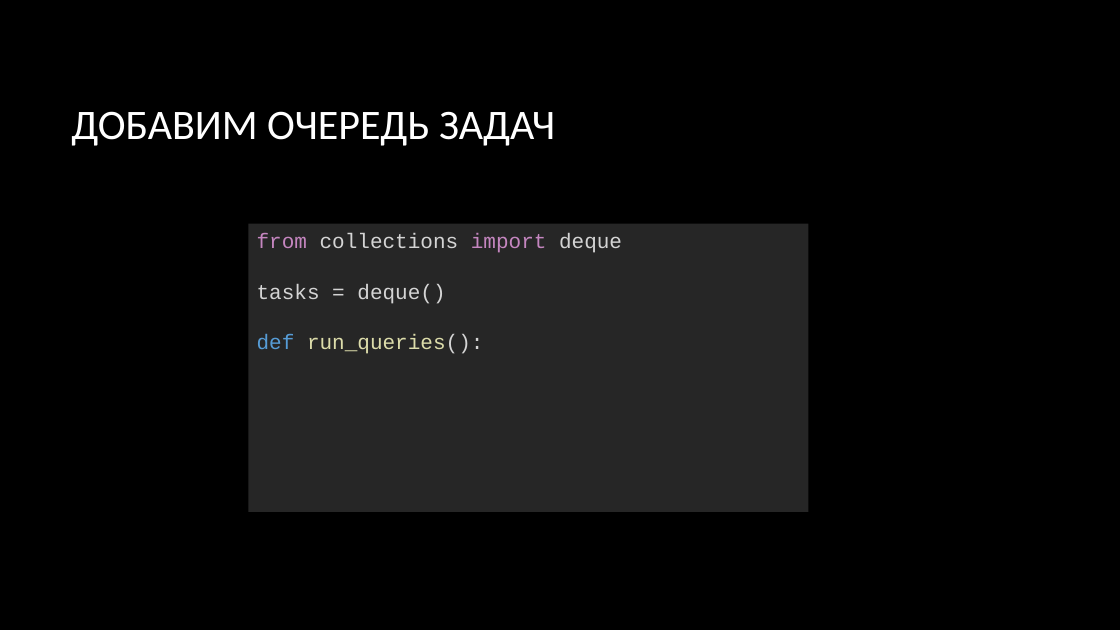
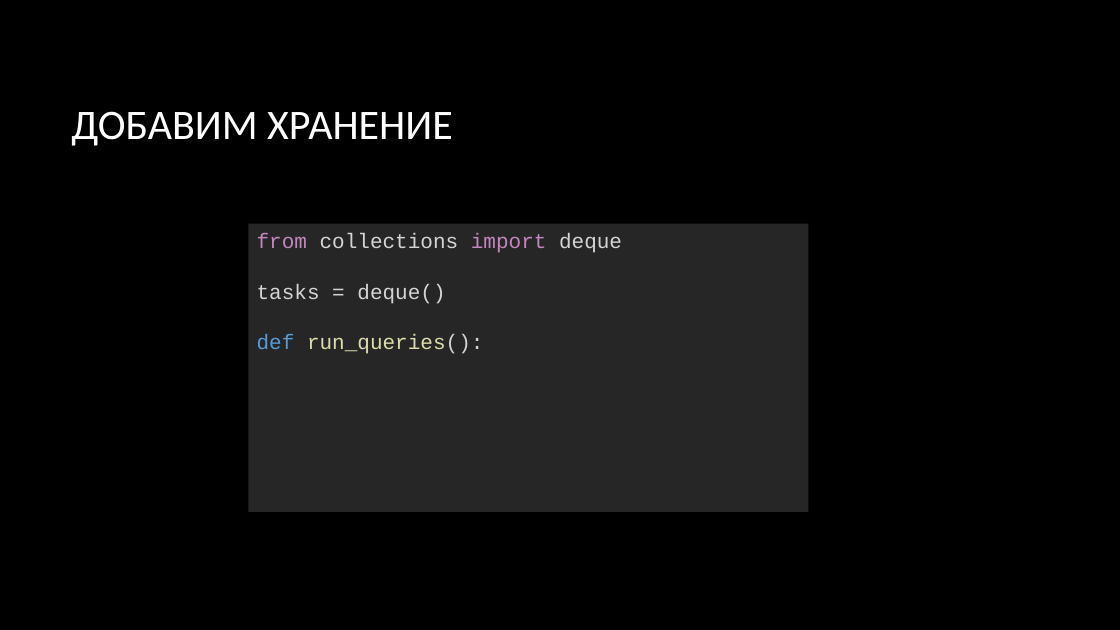
Before and after one commit to fantomius/AsyncPython, a slide deck: slide 40 of AsyncPython.pptx (slide 39 before the commit). Drawn at 1120x630 pixels with LibreOffice and Linux fonts; fonts in the diff are those of the drawing; background and template pictures are left out. Boxes give left, top, right and bottom in pixels: in the first picture for what was removed or moved away, otherwise in the second. Text is boxed around its words. In the diff, an @@ line names an element or a change of style, - is before the commit and + after.

```diff
--- a/AsyncPython.pptx
+++ b/AsyncPython.pptx
@@ title at [71, 111, 453, 146]: text changed @@
-ДОБАВИМ ОЧЕРЕДЬ ЗАДАЧ
+ДОБАВИМ ХРАНЕНИЕ
```
Also in this commit, not shown: 4 other slides changed, 5 slides added.
